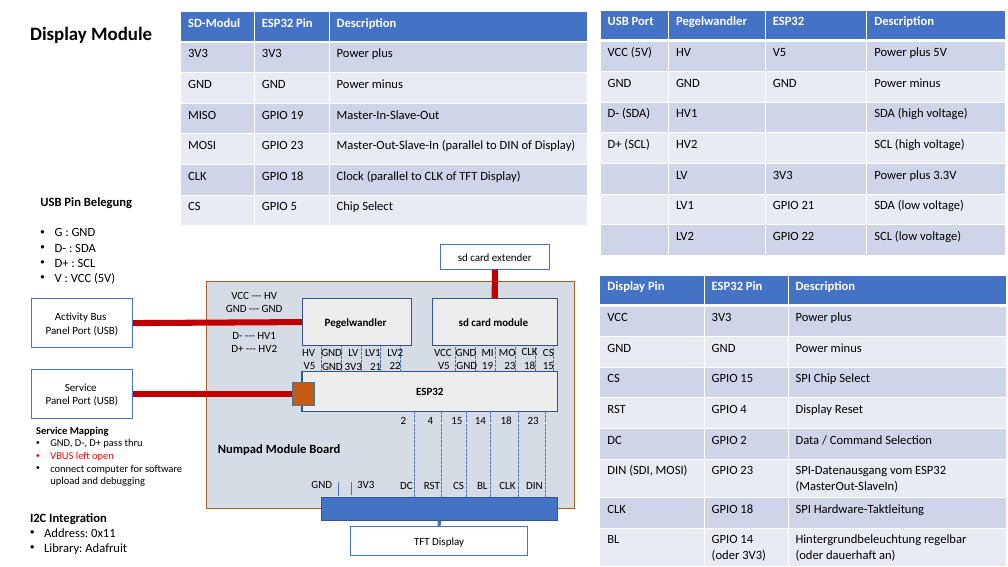
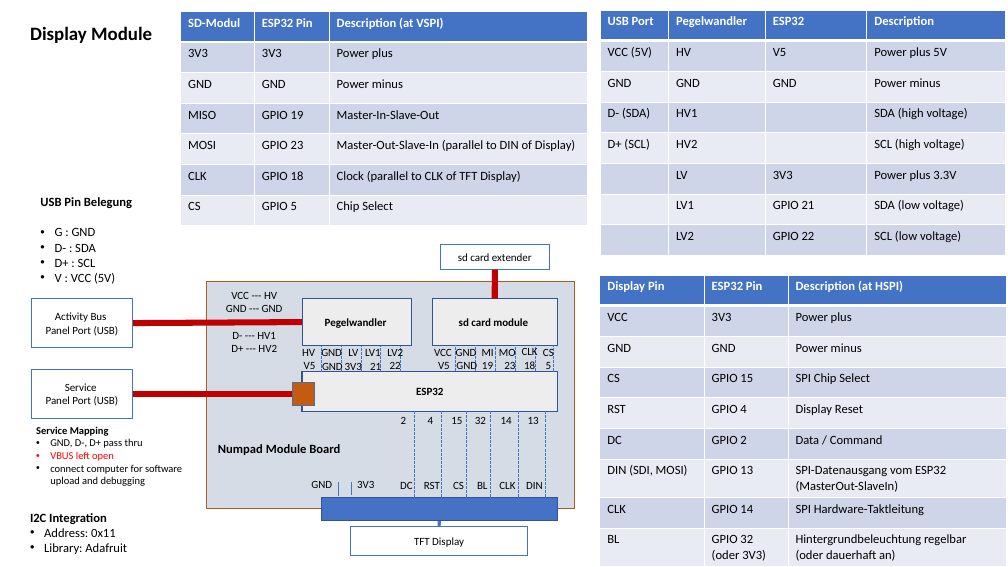
Before and after one commit to jeskes/activityboard, a slide deck: slide 19 of Activityboard.pptx. Drawn at 1008x567 pixels with LibreOffice and Linux fonts; fonts in the diff are those of the drawing. Boxes give left, top, right and bottom in pixels: in the first picture for what was removed or moved away, otherwise in the second. Text is boxed around its words. In the diff, an @@ line names an element or a change of style, - is before the commit and + after.

```diff
--- a/Activityboard.pptx
+++ b/Activityboard.pptx
@@ table at box(181, 11, 588, 226) @@
-row 1, column 3: Description
+row 1, column 3: Description (at VSPI)
@@ table at box(600, 275, 1006, 566) @@
-row 1, column 3: Description
+row 1, column 3: Description (at HSPI)
-row 6, column 3: Data / Command Selection
+row 6, column 3: Data / Command
-row 7, column 2: GPIO 23
+row 7, column 2: GPIO 13
-row 8, column 2: GPIO 18
+row 8, column 2: GPIO 14
-row 9, column 2: GPIO 14 (oder 3V3)
+row 9, column 2: GPIO 32 (oder 3V3)
@@ text at box(546, 362, 552, 372): text changed @@
-15
+5
@@ text added at box(475, 417, 486, 424), 10.5 pt, text #000000 @@
+32
@@ text "14": place and size @@
-text "14" at box(475, 417, 486, 424)
+text "14" at box(501, 417, 512, 424)
@@ text removed at box(501, 416, 512, 424) @@
-18
@@ text at box(528, 417, 539, 424): text changed @@
-23
+13
```
Also in this commit, not shown: 1 other slide changed, 9 slides added, 1 slide removed, 45 other files.
